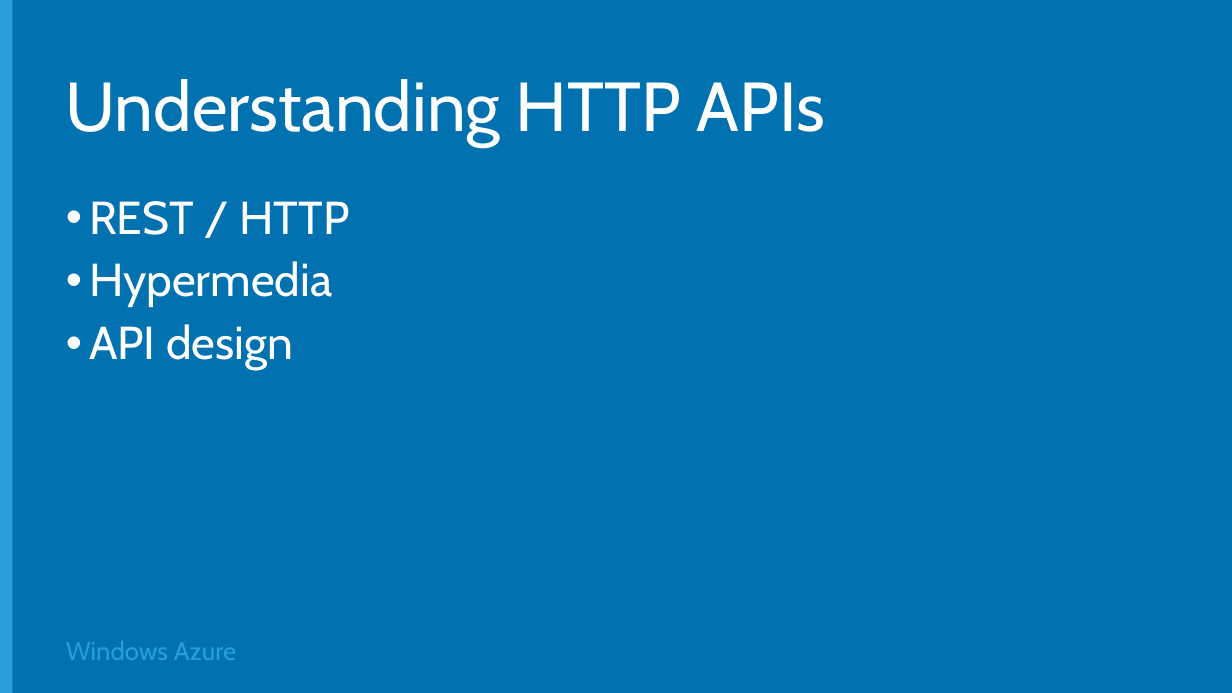
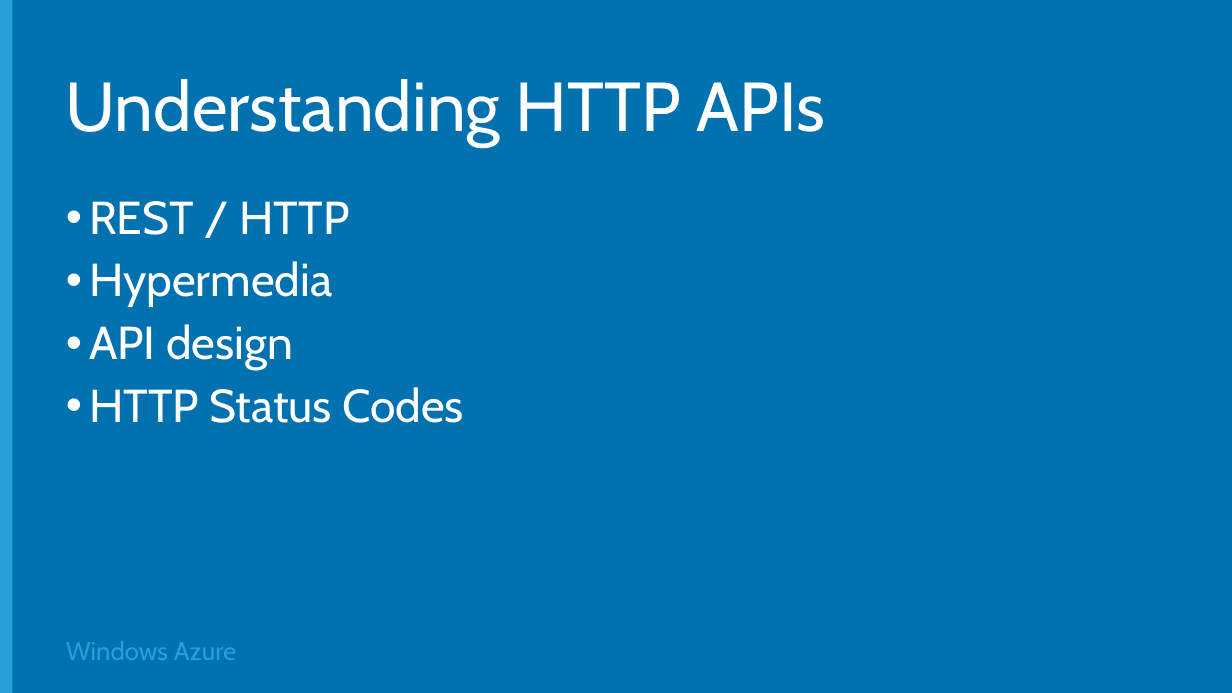
Before and after one commit to Microsoft-Web/DECK-HTTP-Services, a slide deck: slide 4 of 5-HTTP-Services.pptx. Drawn at 1232x693 pixels with LibreOffice and Linux fonts; fonts in the diff are those of the drawing; background and template pictures are left out. Boxes give left, top, right and bottom in pixels: in the first picture for what was removed or moved away, otherwise in the second. Text is boxed around its words. In the diff, an @@ line names an element or a change of style, - is before the commit and + after.

Commit message:
updated deck

```diff
--- a/5-HTTP-Services.pptx
+++ b/5-HTTP-Services.pptx
@@ text at <box>89,387,464,423</box>: paragraph added @@
+• HTTP Status Codes
```
Also in this commit, not shown: 3 other slides changed, 3 other files.
